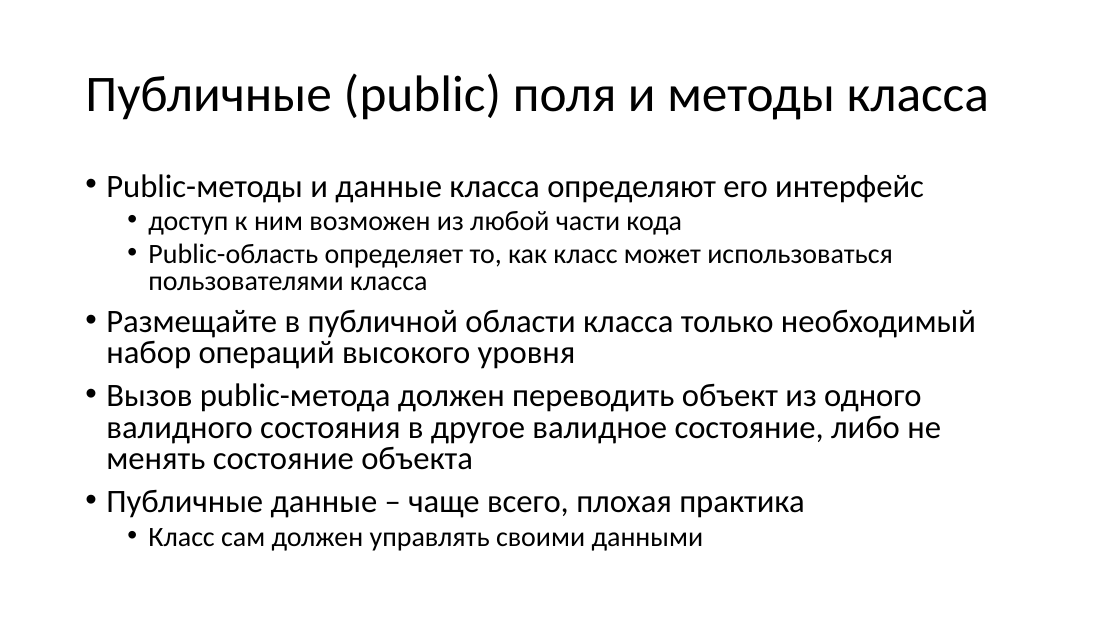
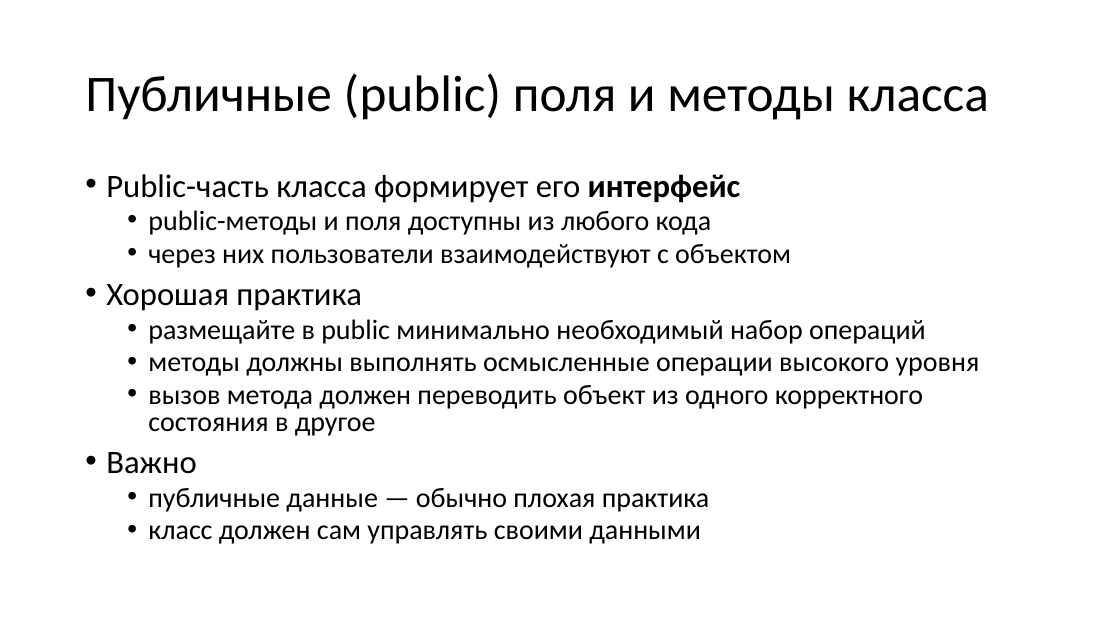
Before and after one commit to alexey-malov/oop, a slide deck: slide 49 of lectures/02/Основы ООП.pptx (slide 52 before the commit). Drawn at 1120x630 pixels with LibreOffice and Linux fonts; fonts in the diff are those of the drawing. Boxes give left, top, right and bottom in pixels: in the first picture for what was removed or moved away, otherwise in the second. Text is boxed around its words. In the diff, an @@ line names an element or a change of style, - is before the commit and + after.

```diff
--- a/lectures/02/Основы ООП.pptx
+++ b/lectures/02/Основы ООП.pptx
@@ text at (106, 174, 980, 544): text changed; size 28 to 24 pt @@
-• Public-методы и данные класса определяют его интерфейс
-  • доступ к ним возможен из любой части кода
-  • Public-область определяет то, как класс может использоваться пользователями класса
-• Размещайте в публичной области класса только необходимый набор операций высокого уровня
-• Вызов public-метода должен переводить объект из одного валидного состояния в другое валидное состояние, либо не менять состояние объекта
-• Публичные данные – чаще всего, плохая практика
-  • Класс сам должен управлять своими данными
+• Public-часть класса формирует его интерфейс
+  • public-методы и поля доступны из любого кода
+  • через них пользователи взаимодействуют с объектом
+• Хорошая практика
+  • размещайте в public минимально необходимый набор операций
+  • методы должны выполнять осмысленные операции высокого уровня
+  • вызов метода должен переводить объект из одного корректного состояния в другое
+• Важно
+  • публичные данные — обычно плохая практика
+  • класс должен сам управлять своими данными
```
Also in this commit, not shown: 29 other slides changed, 5 slides added, 8 slides removed, 2 other files.
